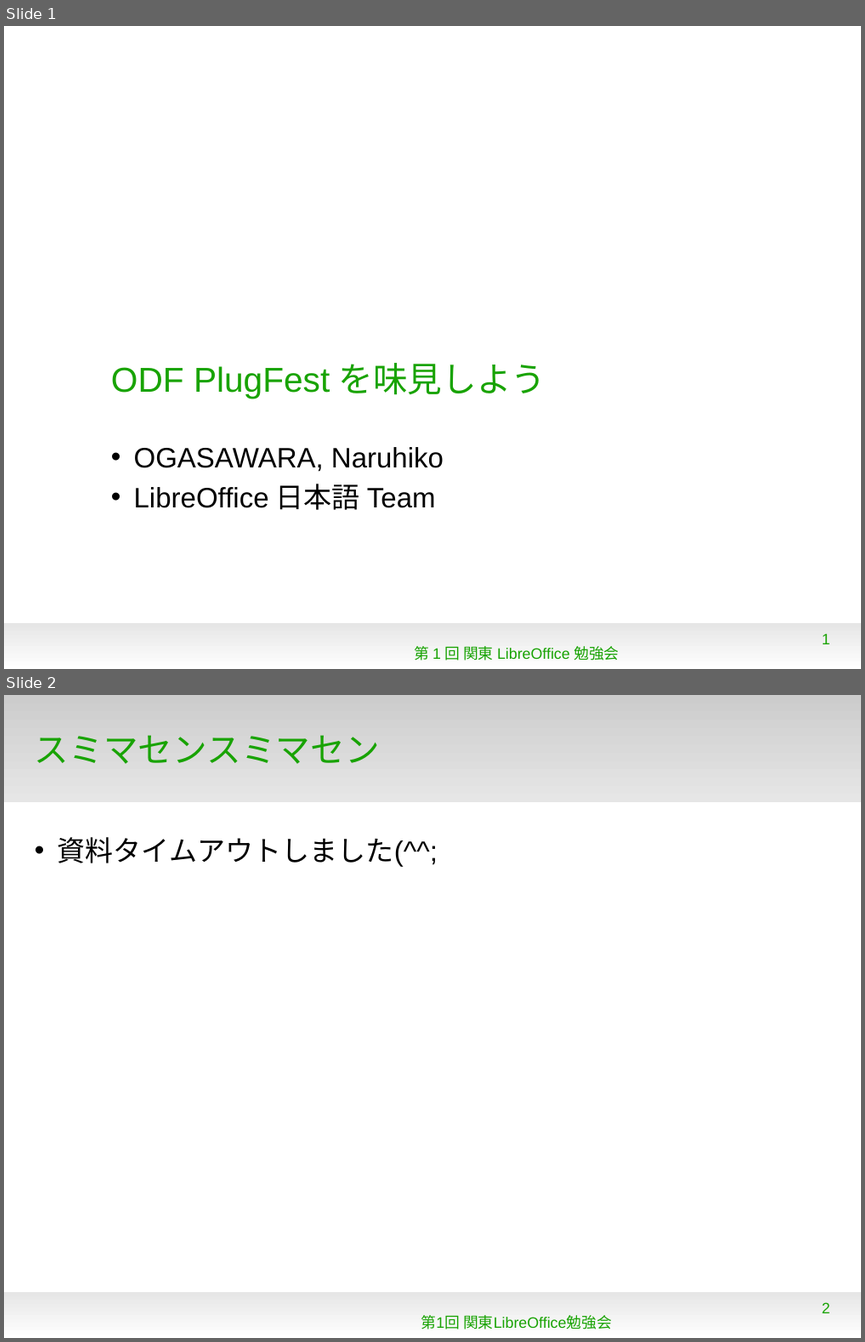
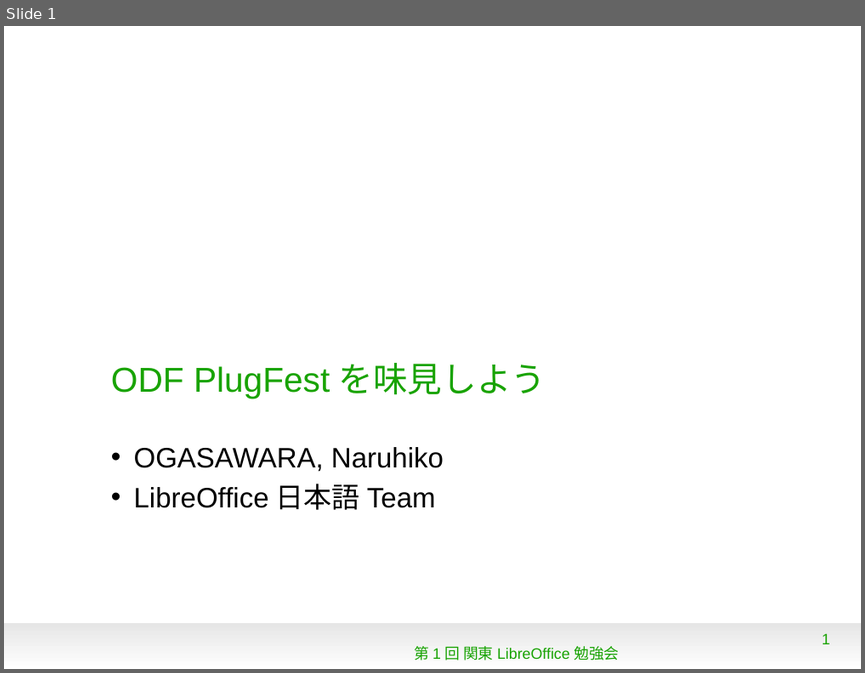
Before and after one commit to naruoga/KantoLibreOffice, a slide deck: Dec2012/ODFPlugFest.odp. Shown one above the other, each under a label of ours: slides 1 and 2 before the commit, slide 1 after it. The pictures are 865x1342 and 865x673 pixels, drawn with LibreOffice and Linux fonts; fonts in the diff are those of the drawing; background and template pictures are left out. Boxes give left, top, right and bottom in pixels: in the first picture for what was removed or moved away, otherwise in the second. Text is boxed around its words. In the diff, an @@ line names an element or a change of style, - is before the commit and + after.

```diff
--- a/Dec2012/ODFPlugFest.odp
+++ b/Dec2012/ODFPlugFest.odp
@@ slide 2 removed at <box>4,695,861,1338</box>, background #FFFFFF; not listed: 1 template element that a slide beside it also shows @@
@@ rectangle removed at <box>4,695,861,802</box> @@
@@ title removed at <box>35,735,380,764</box> @@
-スミマセンスミマセン
@@ text removed at <box>58,837,438,867</box> @@
-• 資料タイムアウトしました(^^;
@@ page number removed at <box>822,1302,830,1313</box> @@
-2
@@ text removed at <box>421,1315,612,1329</box> @@
-第1回 関東LibreOffice勉強会
```
Also in this commit, not shown: 4 slides changed, 4 slides added, 1 other file.
